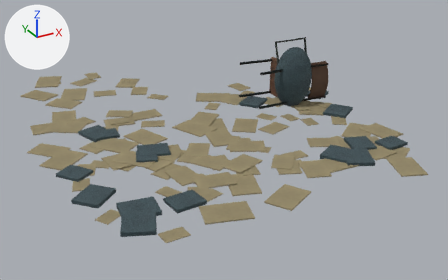
Two versions of the FBX model Assets/_NoRainbowAfter/Art/Models/Environment/ENV_C1_RoomDisarray.fbx, one commit apart.
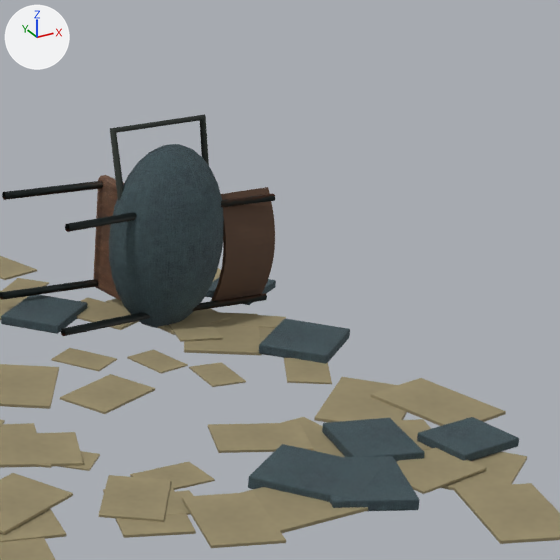
Old and new are each drawn whole from a 50 mm lens placed at (-2.65, -3.12, 2.46), pointed at (0.2, 2.06, -0.13) and again close up on the part from 53% to 94% of the width and 0% to 65% of the height. Lighting does not change. The marker at upper left points along +X, +Y and +Z. The last two pictures show the newer version. Where no turn or scale is listed for an object, it has been applied to the vertices.

The first close-up shows 'SM_C1_DumpedBag_00', 'SM_C1_DumpedBag_01', 'SM_C1_FallenBook_03', 'SM_C1_FallenBook_06', 'SM_C1_FallenBook_10', 'SM_C1_FallenBook_11', 'SM_C1_OverturnedChair_00', 'SM_C1_OverturnedChair_05', 'SM_C1_ScatteredPaper_010', 'SM_C1_ScatteredPaper_027', 'SM_C1_ScatteredPaper_064', 'SM_C1_ScatteredPaper_093', 'SM_C1_ScatteredPaper_098' and 39 more.
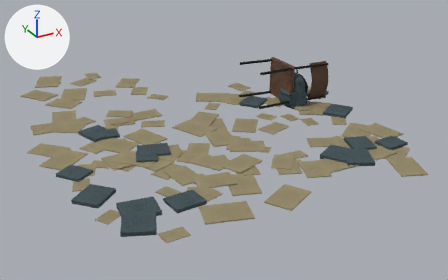
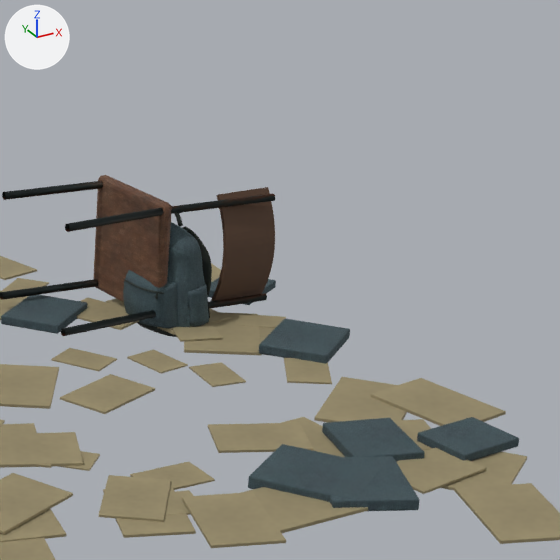
Pixel boxes (x1, y1, x2, y2) of what changed, in the close-ups (560 x 560 px):
'SM_C1_DumpedBag_00', reshaped, moved, rescaled: before (109, 144, 224, 328); after (123, 222, 209, 329)
'SM_C1_DumpedBag_01', reshaped, moved: before (110, 114, 209, 201); after (124, 213, 212, 337)
part 1 of me_sphere_024, added (cyan): after (123, 222, 209, 329)
part 2 of me_sphere_024, deleted (cyan): before (109, 144, 224, 328)
part 3 of me_sm_prop_bagstrap_curve_001, added: after (124, 213, 212, 337)
part 4 of me_sm_prop_bagstrap_curve_001, deleted: before (110, 114, 209, 201)
'SM_C1_OverturnedChair_00', unchanged, uncovered by the edit: before (94, 175, 124, 301); after (94, 175, 172, 302)

Patch to the scene script:
```diff
--- a/Assets/_NoRainbowAfter/Art/Models/Environment/ENV_C1_RoomDisarray.fbx.py
+++ b/Assets/_NoRainbowAfter/Art/Models/Environment/ENV_C1_RoomDisarray.fbx.py
@@ me_sphere_024 @@
 # used by ob_sm_c1_dumpedbag_00; location = (1.17, 2.25, 0.35); scale = (0.23, 0.14, 0.34)
-me_sphere_024.from_pydata(...)  # 482 vertices, 512 faces; spans x -1.0..1.0, y -1.0..1.0, z -1.0..1.0
+me_sphere_024.from_pydata(...)  # 2567 vertices, 1609 faces; spans x 1.06..1.32, y 2.11..2.46, z -0.01..0.41
+# me_sphere_024 part 1: 2567 vertices added at x 1.06..1.32, y 2.11..2.46, z -0.01..0.41
+# me_sphere_024 part 2: 482 vertices removed from x -1.0..1.0, y -1.0..1.0, z -1.0..1.0
 me_sphere_024.materials.append(mat_mat_h_cloth)
@@ me_sm_prop_bagstrap_curve_001 @@
 # used by ob_sm_c1_dumpedbag_01; location = (-0.55, 1.25, 0.0)
-me_sm_prop_bagstrap_curve_001.from_pydata(...)  # 32 vertices, 24 faces; spans x 1.51..1.913, y 0.987..1.084, z 0.397..0.76
+me_sm_prop_bagstrap_curve_001.from_pydata(...)  # 800 vertices, 702 faces; spans x 1.06..1.333, y 2.128..2.451, z -0.01..0.451
+# me_sm_prop_bagstrap_curve_001 part 3: 800 vertices added at x 1.06..1.333, y 2.128..2.451, z -0.01..0.451
+# me_sm_prop_bagstrap_curve_001 part 4: 32 vertices removed from x 1.51..1.913, y 0.987..1.084, z 0.397..0.76
 me_sm_prop_bagstrap_curve_001.materials.append(mat_mat_h_ink)
@@ ob_sm_c1_dumpedbag_00 @@
 ob_sm_c1_dumpedbag_00 = bpy.data.objects.new('SM_C1_DumpedBag_00', me_sphere_024)
-ob_sm_c1_dumpedbag_00.location = (1.17, 2.25, 0.35)
-ob_sm_c1_dumpedbag_00.scale = (0.23, 0.14, 0.34)
+ob_sm_c1_dumpedbag_00.location = (0.0, 0.0, 0.0)
@@ ob_sm_c1_dumpedbag_01 @@
 ob_sm_c1_dumpedbag_01 = bpy.data.objects.new('SM_C1_DumpedBag_01', me_sm_prop_bagstrap_curve_001)
-ob_sm_c1_dumpedbag_01.location = (-0.55, 1.25, 0.0)
+ob_sm_c1_dumpedbag_01.location = (0.0, 0.0, 0.0)
```
